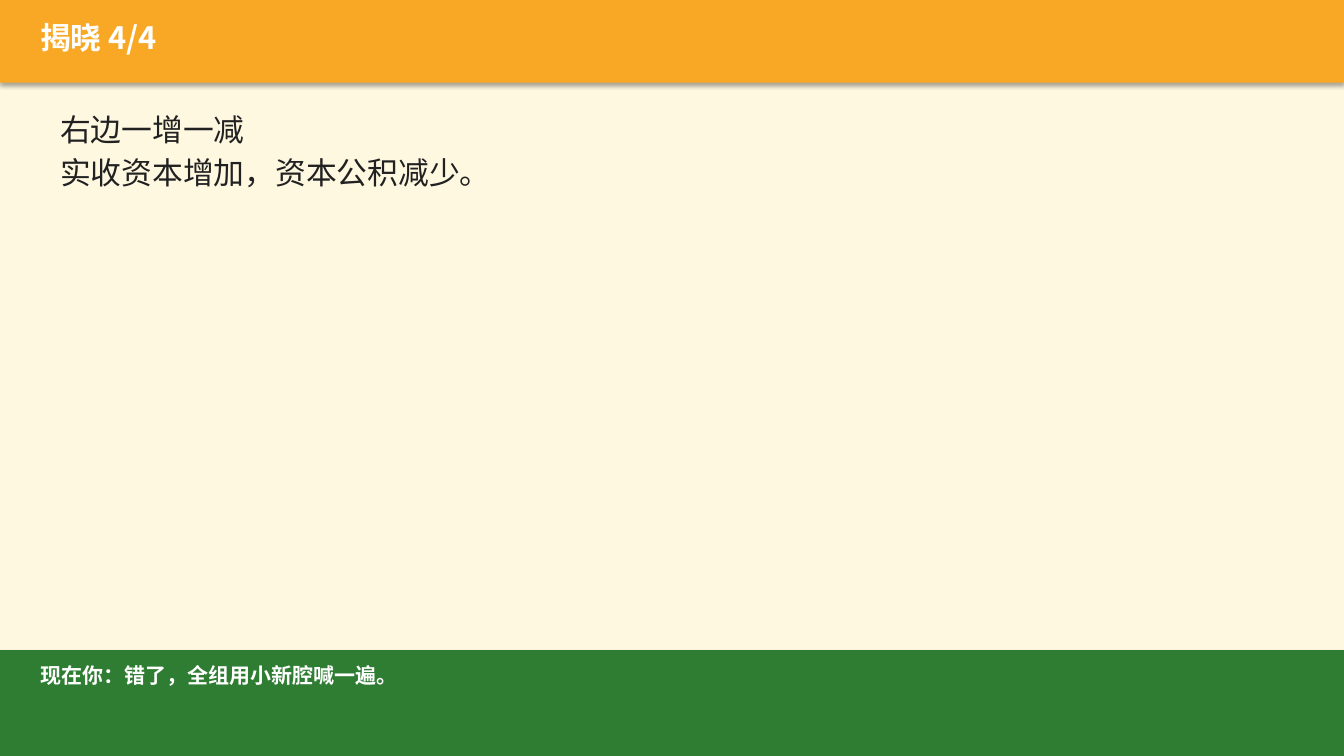
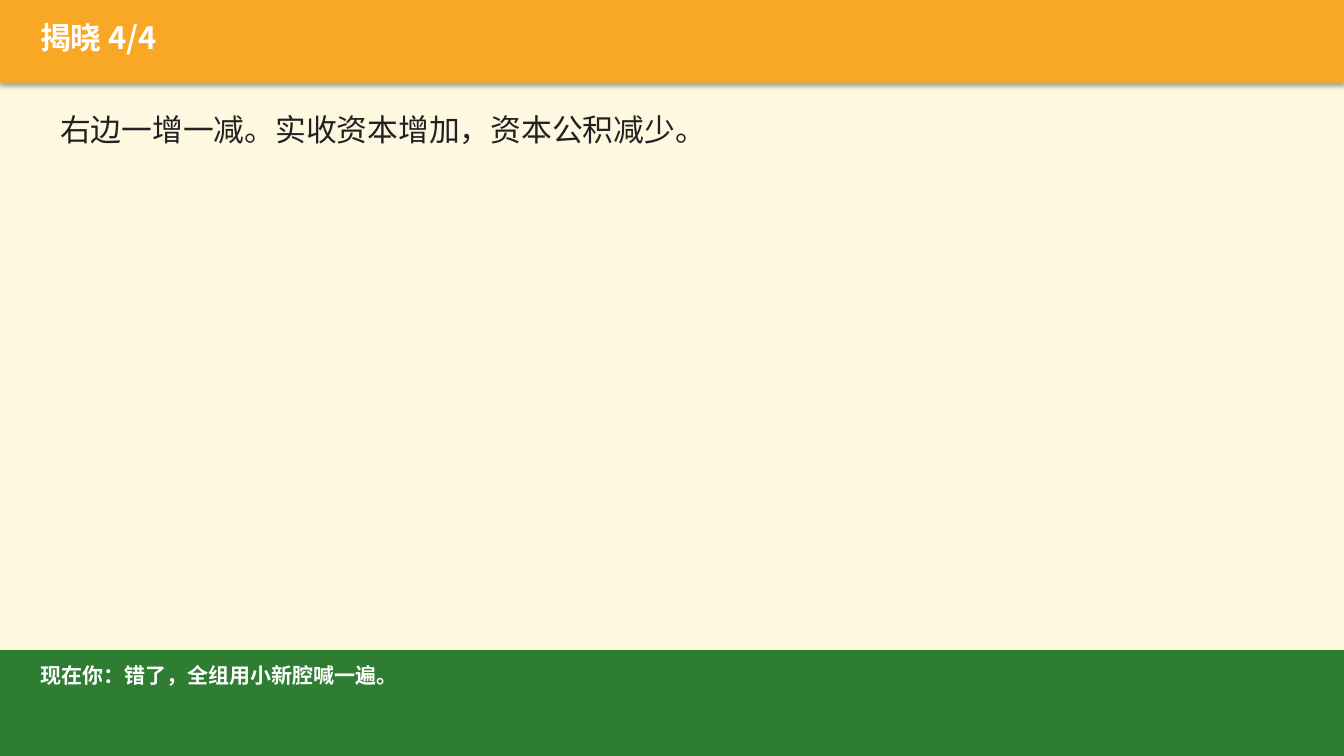
Before and after one commit to xuehui003-1/jichukuaiji, a slide deck: slide 29 of 90_通用工具_全学期复用/90-C14_课堂活动与课后任务_上课投影_v1.0_20260821.pptx (slide 39 before the commit). Drawn at 1344x756 pixels with LibreOffice and Linux fonts; fonts in the diff are those of the drawing. Boxes give left, top, right and bottom in pixels: in the first picture for what was removed or moved away, otherwise in the second. Text is boxed around its words. In the diff, an @@ line names an element or a change of style, - is before the commit and + after.

```diff
--- a/90_通用工具_全学期复用/90-C14_课堂活动与课后任务_上课投影_v1.0_20260821.pptx
+++ b/90_通用工具_全学期复用/90-C14_课堂活动与课后任务_上课投影_v1.0_20260821.pptx
@@ text at bbox=[60, 115, 706, 144]: text changed @@
-右边一增一减
-实收资本增加，资本公积减少。
+右边一增一减。实收资本增加，资本公积减少。
```
Also in this commit, not shown: 23 other slides changed, 1 slide added, 17 slides removed, 3 other files.
